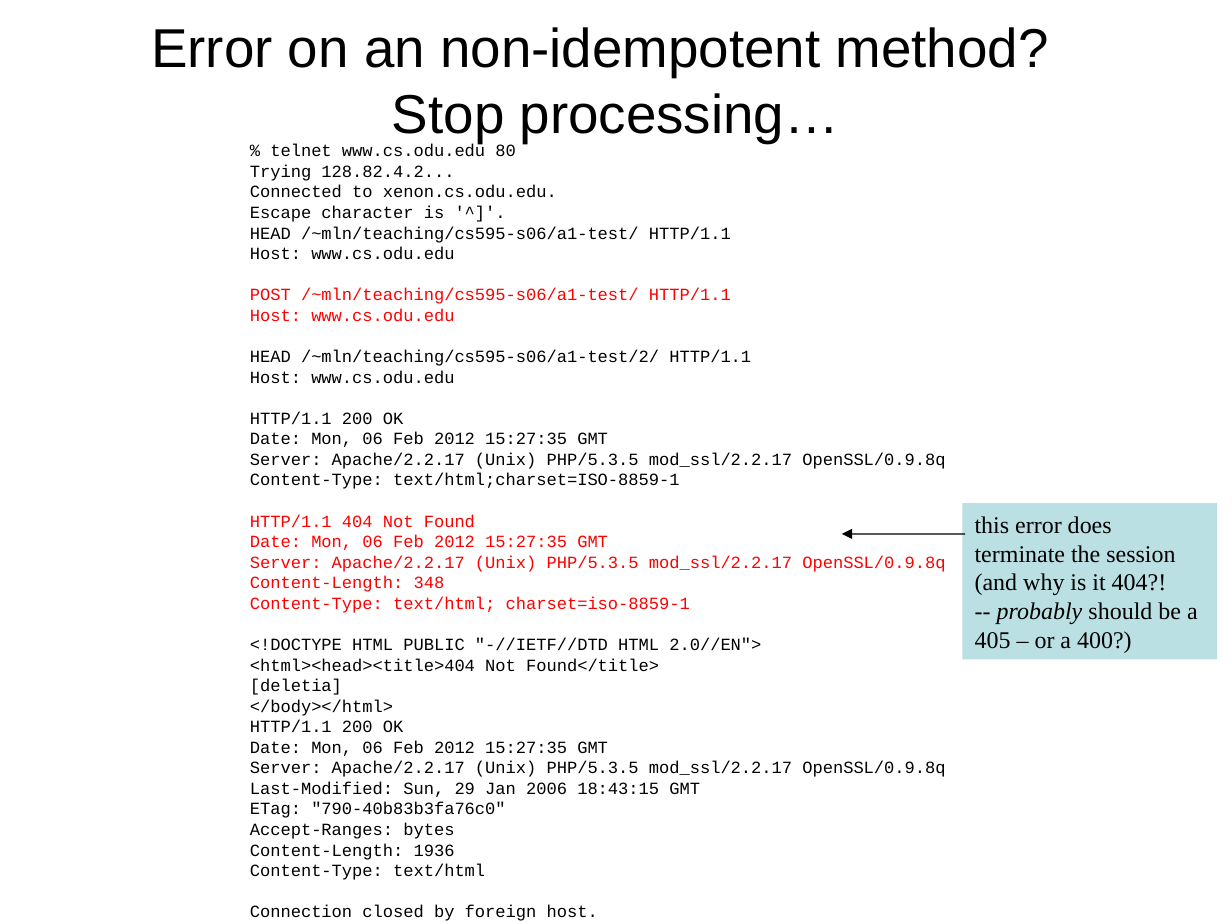
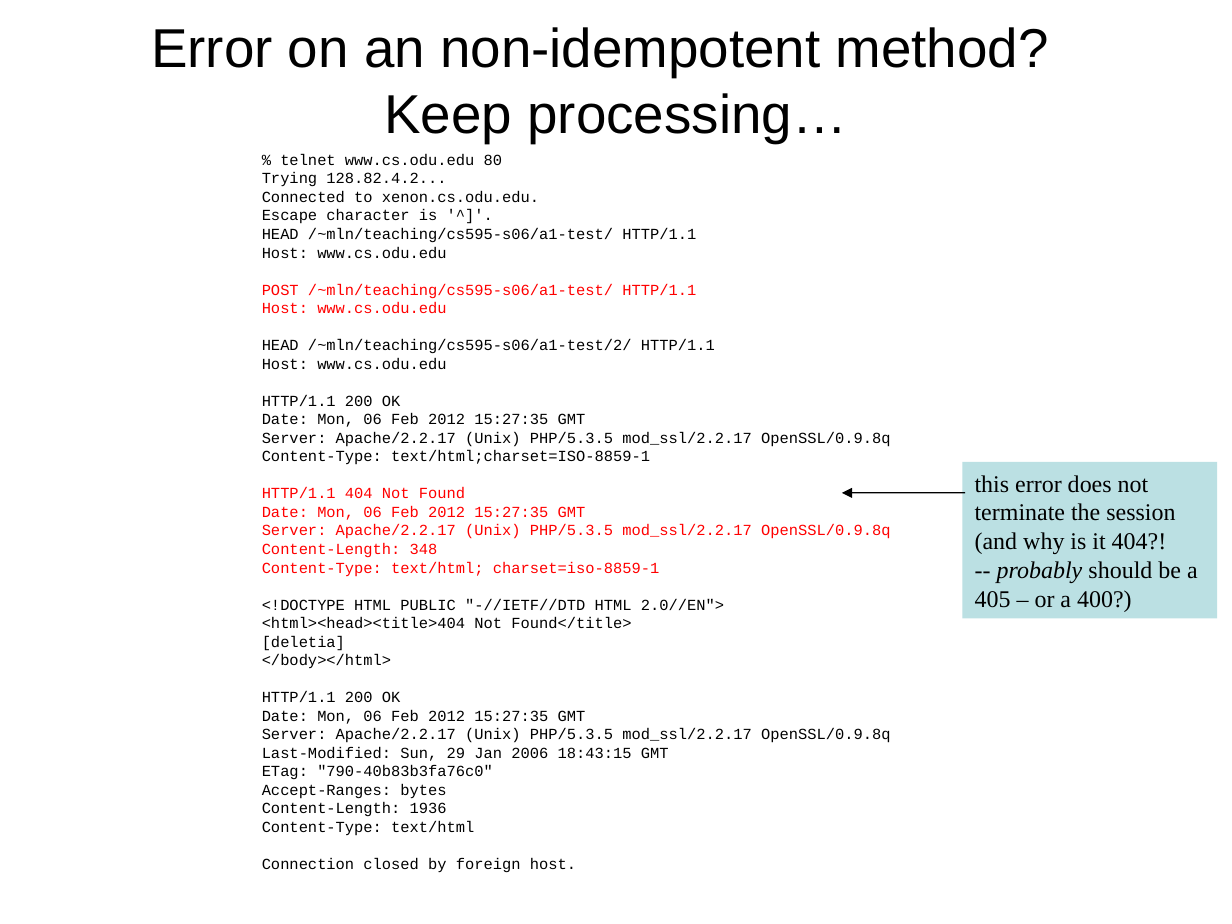
Before and after one commit to phonedude/cs531-f18, a slide deck: slide 14 of slides/week-05-long-lived-connections-pipelines.ppt. Drawn at 1232x924 pixels with LibreOffice and Linux fonts; fonts in the diff are those of the drawing. Boxes give left, top, right and bottom in pixels: in the first picture for what was removed or moved away, otherwise in the second. Text is boxed around its words. In the diff, an @@ line names an element or a change of style, - is before the commit and + after.

```diff
--- a/slides/week-05-long-lived-connections-pipelines.ppt
+++ b/slides/week-05-long-lived-connections-pipelines.ppt
@@ text at bbox=[151, 27, 1049, 143]: text changed @@
-Error on an non-idempotent method?
-Stop processing…
+Error on an non-idempotent method?
+Keep processing…
@@ text "% telnet www.cs.odu.edu 80": place and size @@
-text "% telnet www.cs.odu.edu 80" at bbox=[250, 144, 945, 921]
+text "% telnet www.cs.odu.edu 80" at bbox=[262, 154, 890, 873]
@@ text "% telnet www.cs.odu.edu 80" at bbox=[262, 154, 890, 873]: size 10 to 9 pt @@
@@ rectangle "this error does not": place and size @@
-rectangle "this error does not" at bbox=[962, 503, 1217, 659]
+rectangle "this error does not" at bbox=[962, 462, 1217, 618]
@@ text in rectangle at bbox=[975, 475, 1149, 493]: text changed @@
-this error does
+this error does not
@@ arrow moved from (965, 533) - (841, 533) to (965, 493) - (841, 493) @@
```
Also in this commit, not shown: 3 other slides changed.
